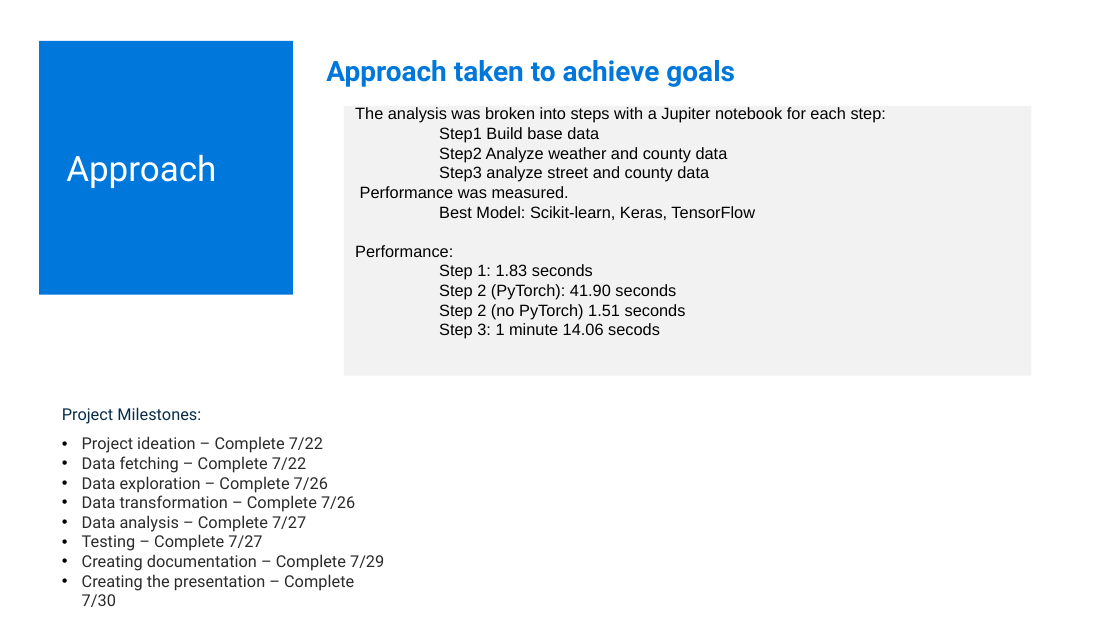
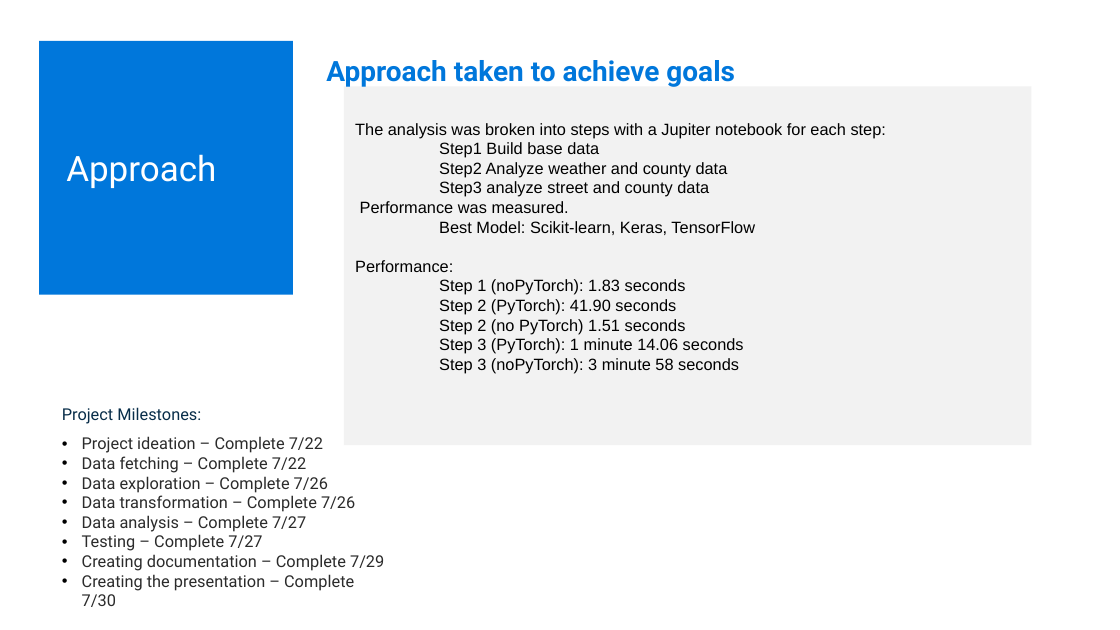
Before and after one commit to tbrown14611/Project_3_Final, a slide deck: slide 7 of Team_6_AI_Bootcamp_Project_3_Final.pptx (slide 5 before the commit). Drawn at 1120x630 pixels with LibreOffice and Linux fonts; fonts in the diff are those of the drawing. Boxes give left, top, right and bottom in pixels: in the first picture for what was removed or moved away, otherwise in the second. Text is boxed around its words. In the diff, an @@ line names an element or a change of style, - is before the commit and + after.

```diff
--- a/Team_6_AI_Bootcamp_Project_3_Final.pptx
+++ b/Team_6_AI_Bootcamp_Project_3_Final.pptx
@@ rectangle "The analysis was broken into ...": place and size @@
-rectangle "The analysis was broken into ..." at [344,106,1031,376]
+rectangle "The analysis was broken into ..." at [344,87,1031,445]
@@ text in rectangle at [439,279,686,295]: text changed @@
-Step 1: 1.83 seconds
+Step 1 (noPyTorch): 1.83 seconds
@@ text in rectangle at [439,338,744,374]: text changed @@
-Step 3: 1 minute 14.06 secods
+Step 3 (PyTorch): 1 minute 14.06 seconds
+Step 3 (noPyTorch): 3 minute 58 seconds
```
Also in this commit, not shown: 2 slides added, 1 other file.
